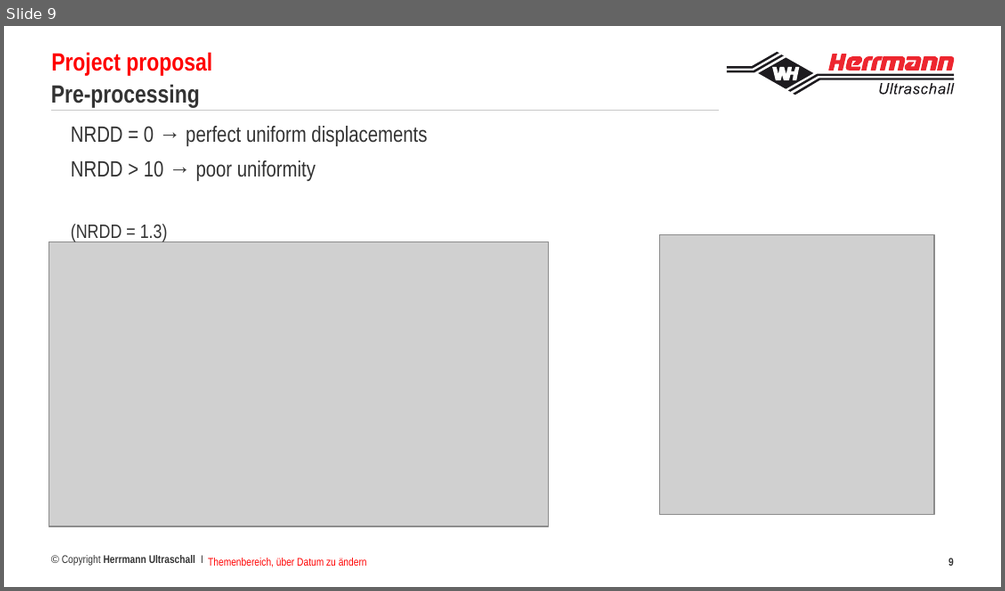
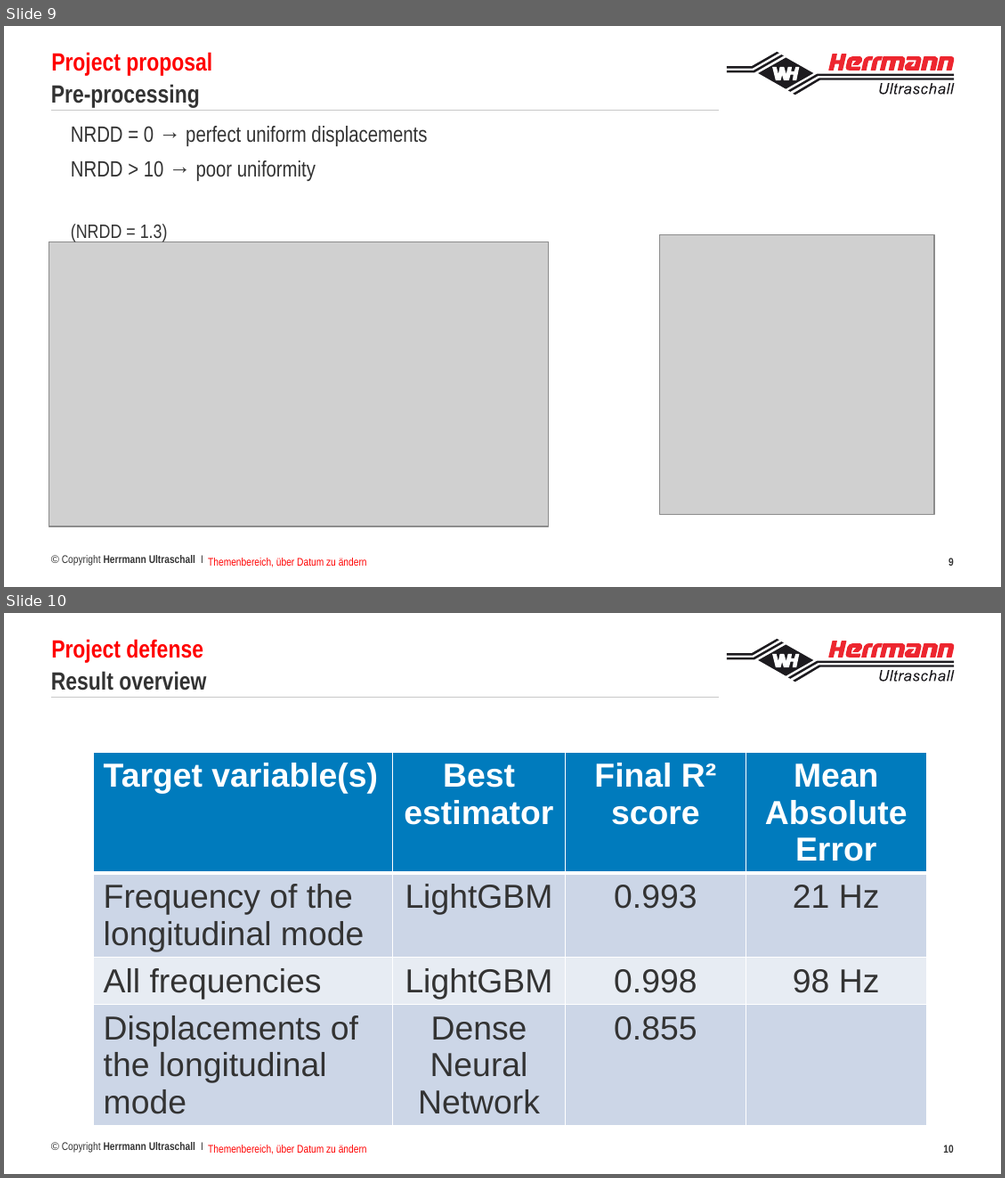
Before and after one commit to francoisbrouet/sep24_cds_int_us-welding, a slide deck: defense/Project defense Francois Brouet.pptx. Shown one above the other, each under a label of ours: slide 9 before the commit, slides 9 and 10 after it. The pictures are 1005x591 and 1005x1178 pixels, drawn with LibreOffice and Linux fonts; fonts in the diff are those of the drawing; grey boxes stand for pictures; background and template pictures are left out. Boxes give left, top, right and bottom in pixels: in the first picture for what was removed or moved away, otherwise in the second. Text is boxed around its words. In the diff, an @@ line names an element or a change of style, - is before the commit and + after.

```diff
--- a/defense/Project defense Francois Brouet.pptx
+++ b/defense/Project defense Francois Brouet.pptx
@@ slide 10 added at (4, 613, 1001, 1174), background picture (left out); not listed: 27 template elements that a slide beside it also shows @@
@@ text added at (51, 639, 203, 662), 18 pt, text #FF0000, bold @@
+Project defense
@@ title added at (51, 671, 206, 690), 18 pt, text #333333, bold @@
+Result overview
@@ table added at (94, 753, 926, 1118), 4 rows, 4 columns @@
+Target variable(s) | Best estimator | Final R² score | Mean Absolute Error
+Frequency of the longitudinal mode | LightGBM | 0.993 | 21 Hz
+All frequencies | LightGBM | 0.998 | 98 Hz
+Displacements of the longitudinal mode | Dense Neural Network | 0.855 | 
@@ text added at (208, 1144, 367, 1154), 8 pt, text #FF0000 @@
+Themenbereich, über Datum zu ändern
@@ page number added at (943, 1144, 953, 1152), 8 pt, text #333333, bold @@
+10
```
Also in this commit, not shown: 1 slide changed, 2 other files.
